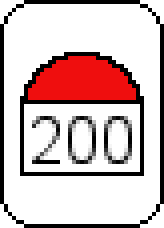
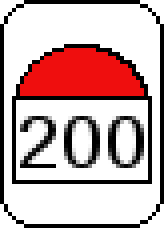
The second w=164, h=228 image is a revision of the first. Changes to its layers:
painted on "200" over [20, 116, 144, 168]
painted on "Milestone" over [12, 44, 152, 184]
